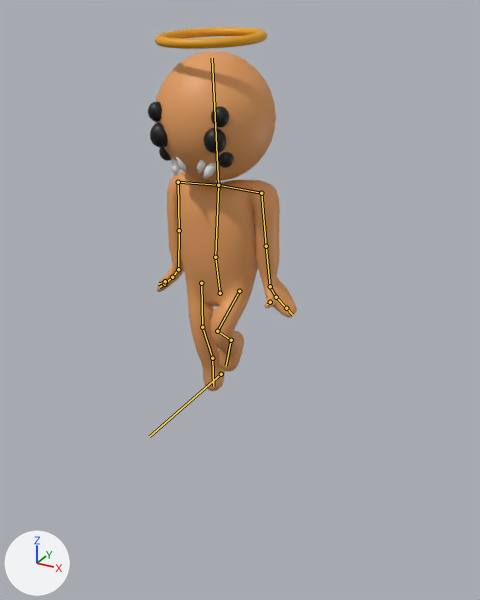
The Blender file Content/Models/Humanoid.blend: old version first, new version second.
Rendered twice from a camera (50 mm lens) standing at (2.44, -4.12, 4.62) and looking at (0.0, 0.32, 2.4). Lighting does not change. The marker at lower left points along +X, +Y and +Z. Both versions are drawn at frame 17 of the action 'Stance1'; the numbers are the values there. The bones that bend it are drawn over the model as lines.

The first picture shows 'Body', 'Eyes', 'Halo', 'Head', 'Teeth'.
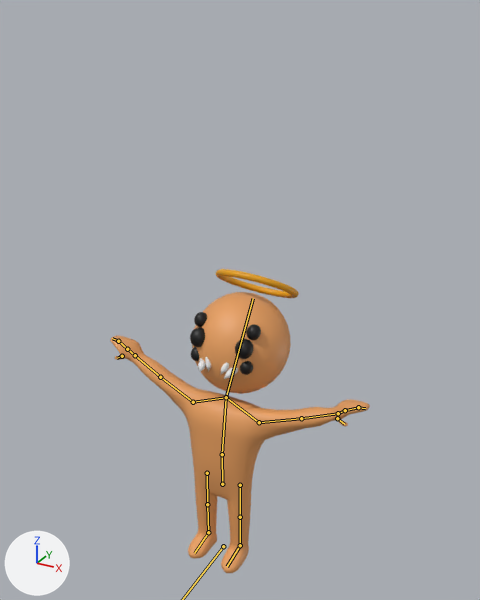
Pixel boxes (x1, y1, x2, y2) of what changed, in the pictures (480 x 600 px):
'Body', posed (85% wider, 9% taller)
    before: (157, 172, 297, 391)
    after: (110, 335, 370, 573)
'Head', posed (19% narrower, 21% shorter)
    before: (154, 51, 276, 181)
    after: (192, 292, 291, 394)
'Halo', posed (26% narrower, 30% taller)
    before: (155, 27, 267, 49)
    after: (216, 269, 299, 298)
'Eyes', posed (17% narrower)
    before: (148, 102, 234, 168)
    after: (190, 312, 261, 375)
'Teeth', posed (13% narrower, 8% shorter)
    before: (171, 157, 217, 181)
    after: (198, 357, 238, 379)
bone 'LowerSpine', root to tip
    before: (220, 293) to (215, 257)
    after: (222, 484) to (222, 454)
bone 'UpperSpine', root to tip
    before: (215, 257) to (218, 185)
    after: (222, 454) to (226, 397)
bone 'Shoulder_L', root to tip
    before: (218, 185) to (261, 193)
    after: (226, 397) to (259, 422)
bone 'UpperArm_L', root to tip
    before: (261, 193) to (266, 246)
    after: (259, 422) to (301, 418)
bone 'LowerArm_L', root to tip
    before: (266, 246) to (270, 286)
    after: (301, 418) to (338, 413)
bone 'Wrist_L', root to tip
    before: (270, 286) to (276, 297)
    after: (338, 413) to (345, 410)
bone 'LowerHand_L', root to tip
    before: (276, 297) to (286, 308)
    after: (345, 410) to (358, 407)
bone 'UpperHand_L', root to tip
    before: (286, 308) to (292, 314)
    after: (358, 407) to (365, 408)
bone 'Thumb_L', root to tip
    before: (270, 302) to (267, 304)
    after: (337, 418) to (344, 424)
bone 'Shoulder_R', root to tip
    before: (218, 185) to (178, 182)
    after: (226, 397) to (193, 402)
bone 'UpperArm_R', root to tip
    before: (178, 182) to (179, 230)
    after: (193, 402) to (160, 377)
bone 'LowerArm_R', root to tip
    before: (179, 230) to (178, 269)
    after: (160, 377) to (135, 355)
bone 'Wrist_R', root to tip
    before: (178, 269) to (172, 277)
    after: (135, 355) to (127, 349)
bone 'LowerHand_R', root to tip
    before: (172, 277) to (164, 284)
    after: (127, 349) to (118, 341)
bone 'UpperHand_R', root to tip
    before: (164, 284) to (159, 287)
    after: (118, 341) to (112, 338)
bone 'Thumb_R', root to tip
    before: (165, 281) to (159, 283)
    after: (122, 356) to (117, 358)
bone 'Head', root to tip
    before: (218, 185) to (212, 58)
    after: (226, 397) to (253, 298)
bone 'UpperLeg_L', root to tip
    before: (239, 291) to (217, 331)
    after: (240, 485) to (240, 517)
bone 'LowerLeg_L', root to tip
    before: (217, 331) to (231, 340)
    after: (240, 517) to (240, 545)
bone 'Foot_L', root to tip
    before: (231, 340) to (226, 365)
    after: (240, 545) to (227, 566)
bone 'UpperLeg_R', root to tip
    before: (201, 283) to (202, 327)
    after: (207, 473) to (207, 504)
bone 'LowerLeg_R', root to tip
    before: (202, 327) to (212, 358)
    after: (207, 504) to (208, 532)
bone 'Foot_R', root to tip
    before: (212, 358) to (213, 386)
    after: (208, 532) to (194, 553)

The edits, one by one:
Bone 'Root' (bone_root) moves from (0.0, 0.0, 1.855) to (0.0, 0.0, 0.0).
Bone 'LowerSpine' (bone_lowerspine) turns from (10, 0, 0) to (0, 0, 0) degrees about its own x, y and z.
Bone 'UpperSpine' (bone_upperspine) turns from (-16, 0, 0) to (-9, 0, 0) degrees about its own x, y and z.
Bone 'Shoulder_L' (bone_shoulder_l) turns from (0, 0, 20) to (0, 0, 0) degrees about its own x, y and z.
Bone 'UpperArm_L' (bone_upperarm_l) turns from (55, 99, -44) to (-5, 60, 21) degrees about its own x, y and z.
Bone 'LowerArm_L' (bone_lowerarm_l) turns from (1, 0, -8) to (-2, 23, -4) degrees about its own x, y and z.
Bone 'Wrist_L' (bone_wrist_l) turns from (-37, 0, -3) to (-25, 26, 11) degrees about its own x, y and z.
Bone 'LowerHand_L' (bone_lowerhand_l) turns from (-1, 0, 0) to (33, -8, -16) degrees about its own x, y and z.
Bone 'UpperHand_L' (bone_upperhand_l) turns from (-5, 0, 0) to (7, -6, 7) degrees about its own x, y and z.
Bone 'Thumb_L' (bone_thumb_l) turns from (0, 0, 0) to (63, -9, 105) degrees about its own x, y and z.
Bone 'Shoulder_R' (bone_shoulder_r) turns from (0, 0, -19) to (0, 0, 0) degrees about its own x, y and z.
Bone 'UpperArm_R' (bone_upperarm_r) turns from (41, -103, 61) to (-5, -60, -21) degrees about its own x, y and z.
Bone 'LowerArm_R' (bone_lowerarm_r) turns from (0, 12, 0) to (-2, -23, 4) degrees about its own x, y and z.
Bone 'Wrist_R' (bone_wrist_r) turns from (-43, -10, 13) to (-25, -26, -11) degrees about its own x, y and z.
Bone 'LowerHand_R' (bone_lowerhand_r) turns from (3, -8, -4) to (33, 8, 16) degrees about its own x, y and z.
Bone 'UpperHand_R' (bone_upperhand_r) turns from (-11, -3, 2) to (7, 6, -7) degrees about its own x, y and z.
Bone 'Thumb_R' (bone_thumb_r) turns from (0, 0, 0) to (63, 9, -105) degrees about its own x, y and z.
Bone 'Head' (bone_head) turns from (10, 0, 0) to (-24, 0, 0) degrees about its own x, y and z.
Bone 'UpperLeg_L' (bone_upperleg_l) turns from (6, -9, 58) to (0, 0, 0) degrees about its own x, y and z.
Bone 'LowerLeg_L' (bone_lowerleg_l) turns from (-2, 2, -101) to (0, 0, 0) degrees about its own x, y and z.
Bone 'Foot_L' (bone_foot_l) turns from (0, 0, -26) to (0, 0, 0) degrees about its own x, y and z.
Bone 'UpperLeg_R' (bone_upperleg_r) turns from (6, 2, -20) to (0, 0, 0) degrees about its own x, y and z.
Bone 'LowerLeg_R' (bone_lowerleg_r) turns from (0, -1, 25) to (0, 0, 0) degrees about its own x, y and z.
Bone 'Foot_R' (bone_foot_r) turns from (0, 0, 57) to (0, 0, 0) degrees about its own x, y and z.
